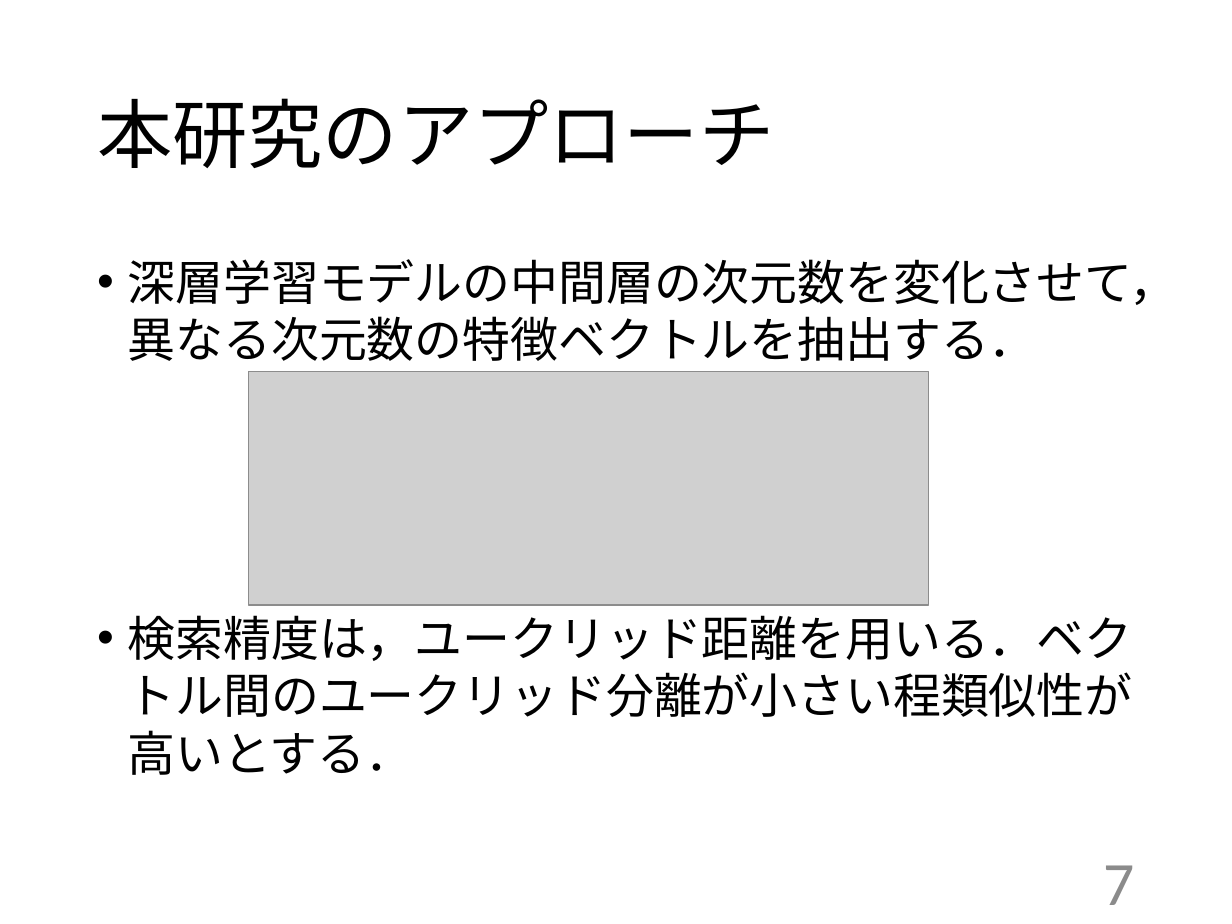
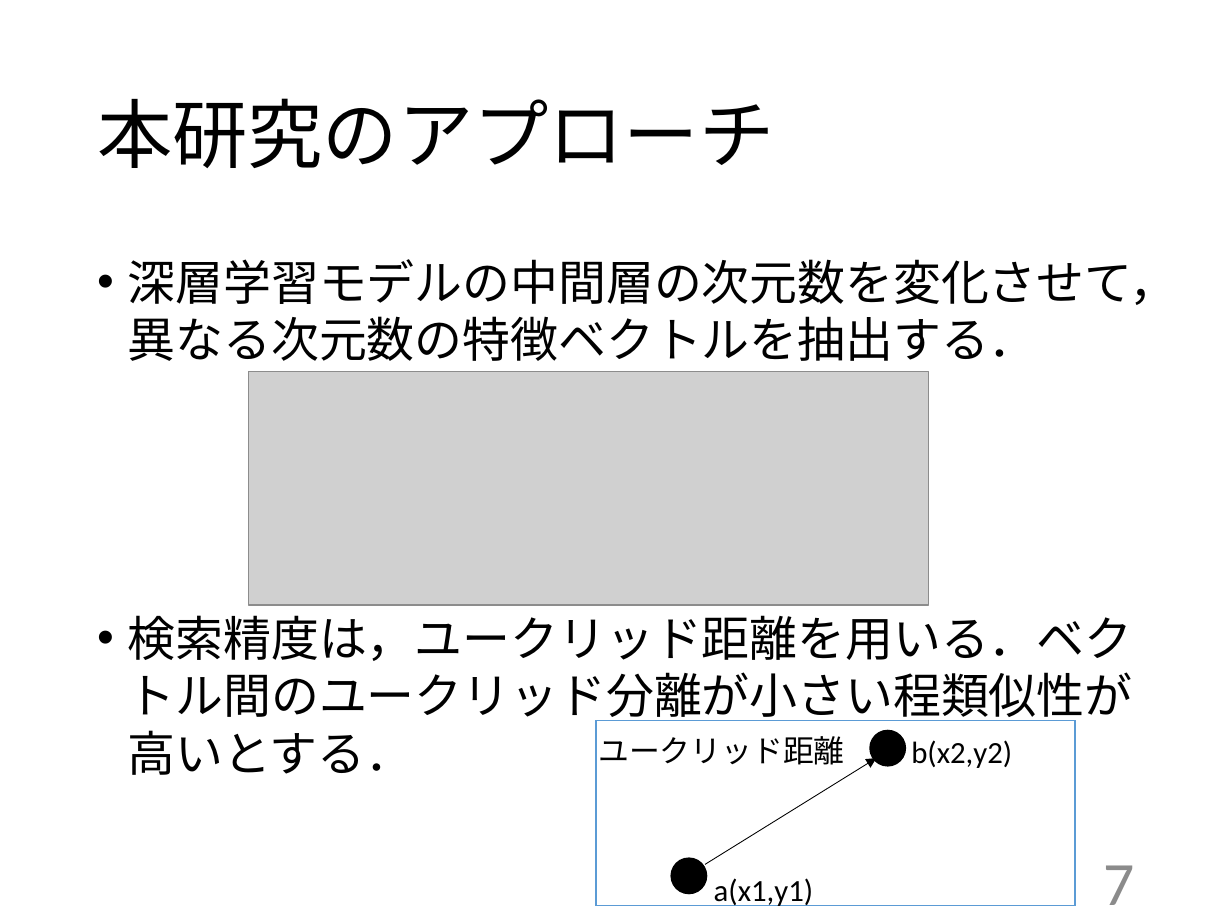
Before and after one commit to kait-takanolab/1821005-yoshioka-thesis, a slide deck: slide 7 of 卒研発表/1821005_yoshioka_thesis.pptx. Drawn at 1232x924 pixels with LibreOffice and Linux fonts; fonts in the diff are those of the drawing; grey boxes stand for pictures. Boxes give left, top, right and bottom in pixels: in the first picture for what was removed or moved away, otherwise in the second. Text is boxed around its words. In the diff, an @@ line names an element or a change of style, - is before the commit and + after.

```diff
--- a/卒研発表/1821005_yoshioka_thesis.pptx
+++ b/卒研発表/1821005_yoshioka_thesis.pptx
@@ rectangle added at (596, 721, 1076, 906), fill #FFFFFF, outline #5B9BD5 1 pt @@
@@ text added at (598, 736, 844, 765), 18 pt, text #000000 @@
+ユークリッド距離
@@ ellipse added at (870, 731, 906, 766), fill #000000, outline #000000 1 pt @@
@@ text added at (911, 740, 1012, 768), 18 pt, text #000000 @@
+b(x2,y2)
@@ arrow added from (705, 865) to (876, 758), #000000 0.5 pt @@
@@ ellipse added at (671, 859, 707, 894), fill #000000, outline #000000 1 pt @@
@@ text added at (714, 878, 813, 906), 18 pt, text #000000 @@
+a(x1,y1)
```
Also in this commit, not shown: 6 other slides changed.
